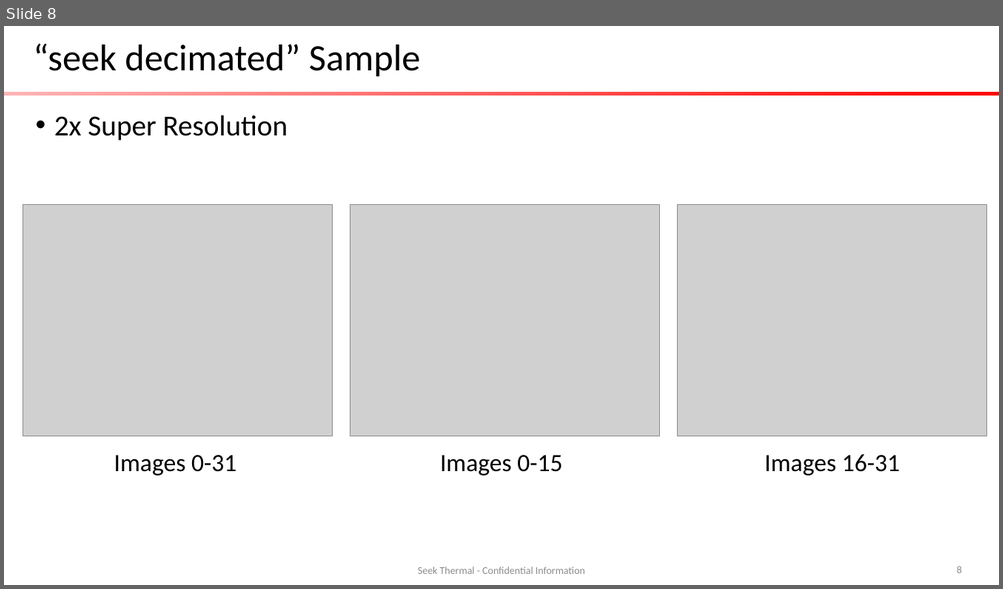
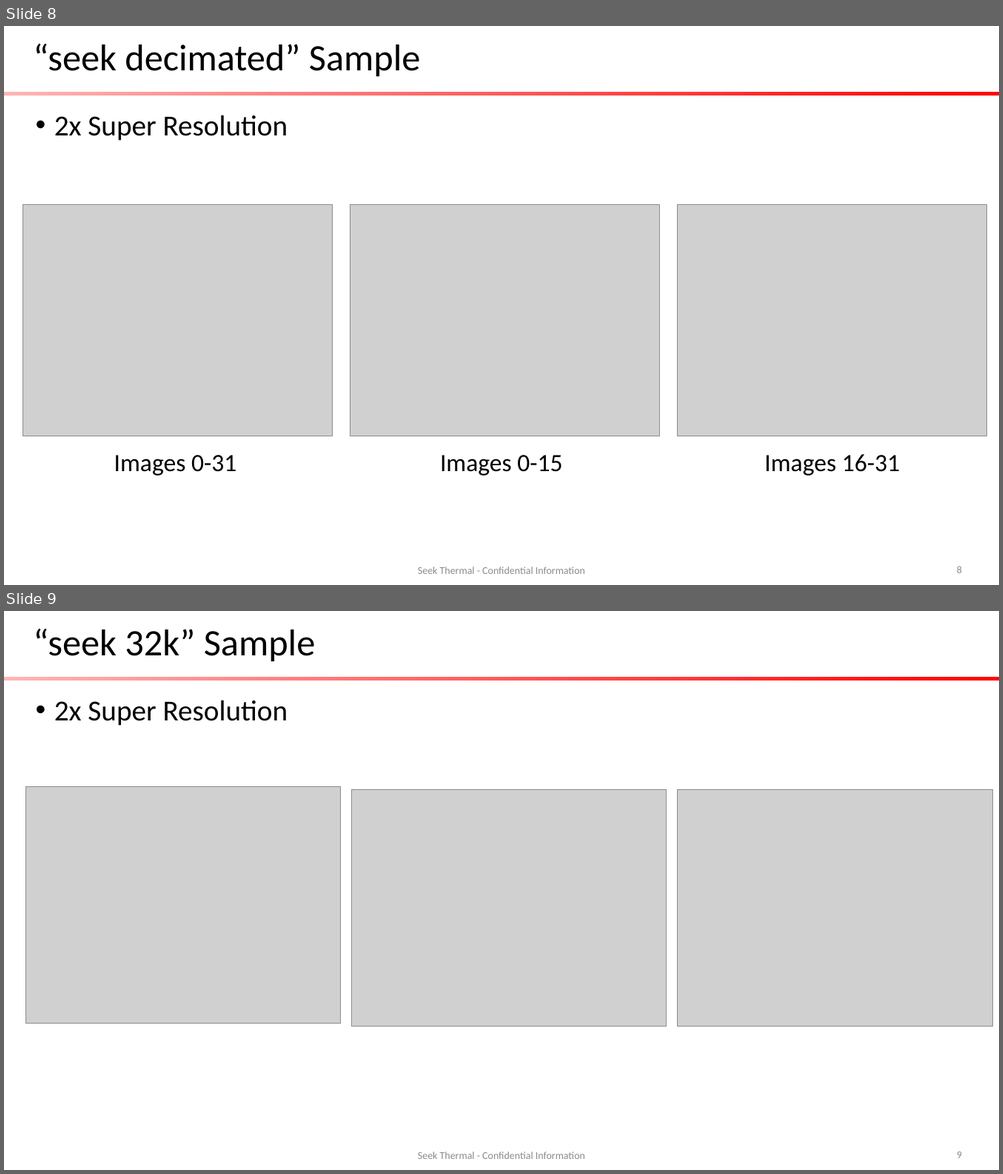
Before and after one commit to lenniea/FB, a slide deck: doc/SuperRes.pptx. Shown one above the other, each under a label of ours: slide 8 before the commit, slides 8 and 9 after it. The pictures are 1003x589 and 1003x1174 pixels, drawn with LibreOffice and Linux fonts; fonts in the diff are those of the drawing; grey boxes stand for pictures; background and template pictures are left out. Boxes give left, top, right and bottom in pixels: in the first picture for what was removed or moved away, otherwise in the second. Text is boxed around its words. In the diff, an @@ line names an element or a change of style, - is before the commit and + after.

Commit message:
Add 32k 2x super resolution image slide

```diff
--- a/doc/SuperRes.pptx
+++ b/doc/SuperRes.pptx
@@ slide 9 added at <box>4,611,999,1170</box>, background #FFFFFF; not listed: 1 template element that a slide beside it also shows @@
@@ title added at <box>33,629,316,661</box>, 36 pt, text #000000 @@
+“seek 32k” Sample
@@ text added at <box>54,700,288,726</box>, 28 pt, text #000000 @@
+• 2x Super Resolution
@@ picture added at <box>25,787,341,1025</box> @@
@@ picture added at <box>352,789,666,1027</box> @@
@@ picture added at <box>677,789,993,1027</box> @@
@@ text added at <box>418,1152,585,1159</box>, 10 pt, text #8C8C8C @@
+Seek Thermal - Confidential Information
@@ page number added at <box>956,1152,962,1159</box>, 10 pt, text #8C8C8C @@
+9
```
